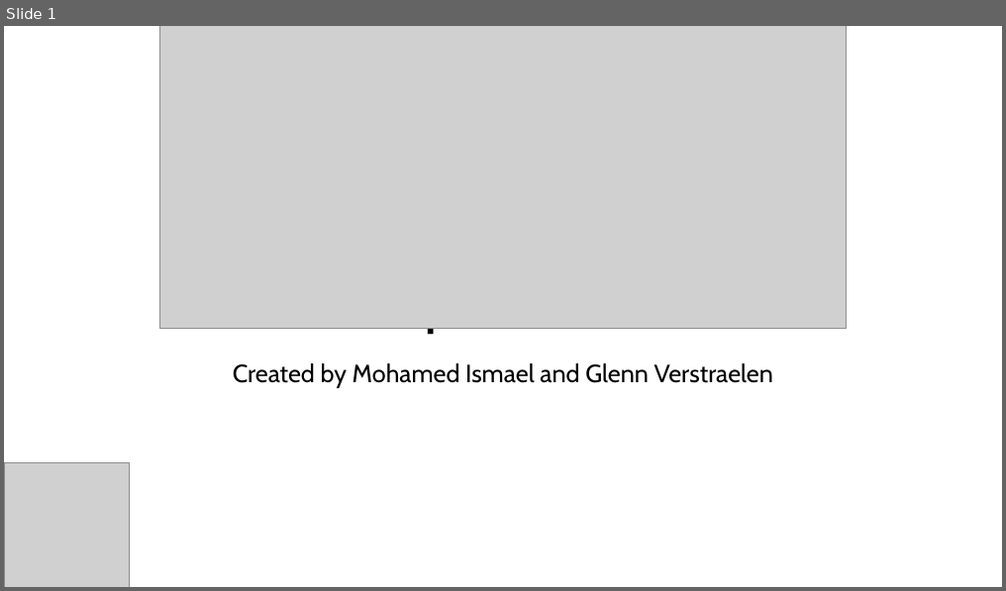
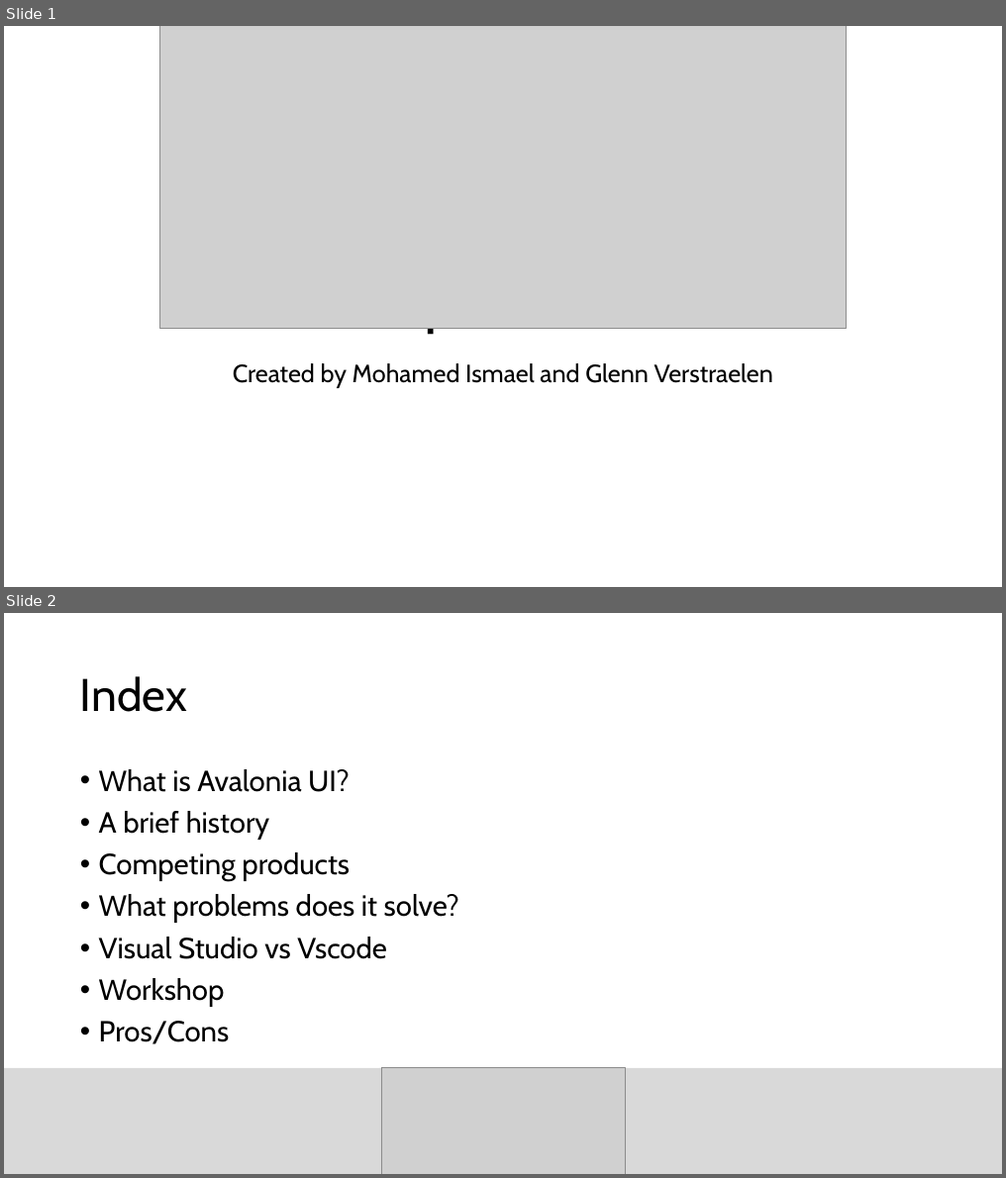
Before and after one commit to sebivenlo/esd-2024-avaloniaui, a slide deck: presentation/AvaloniaUI_presentation.pptx. Shown one above the other, each under a label of ours: slide 1 before the commit, slides 1 and 2 after it. The pictures are 1006x591 and 1006x1178 pixels, drawn with LibreOffice and Linux fonts; fonts in the diff are those of the drawing; grey boxes stand for pictures. Boxes give left, top, right and bottom in pixels: in the first picture for what was removed or moved away, otherwise in the second. Text is boxed around its words. In the diff, an @@ line names an element or a change of style, - is before the commit and + after.

```diff
--- a/presentation/AvaloniaUI_presentation.pptx
+++ b/presentation/AvaloniaUI_presentation.pptx
@@ slide 2 added at [4,613,1002,1174], background #FFFFFF @@
@@ title added at [80,676,187,712], 44 pt, text #000000 @@
+Index
@@ text added at [99,769,459,1045], 28 pt, text #000000 @@
+• What is Avalonia UI?
+• A brief history
+• Competing products
+• What problems does it solve?
+• Visual Studio vs Vscode
+• Workshop
+• Pros/Cons
@@ rectangle added at [4,1068,1002,1174], fill #D9D9D9 @@
@@ picture added at [381,1068,626,1174] @@
@@ slide 1 changed as well @@
@@ picture removed at [4,463,129,587] @@
```
Also in this commit, not shown: 1 other slide changed, 7 other slides added, 1 slide removed.
